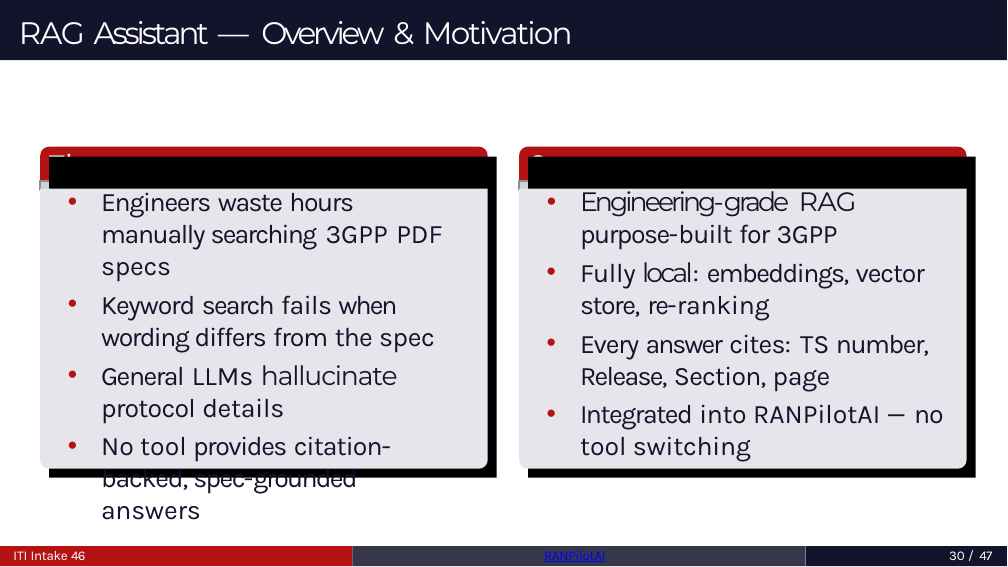
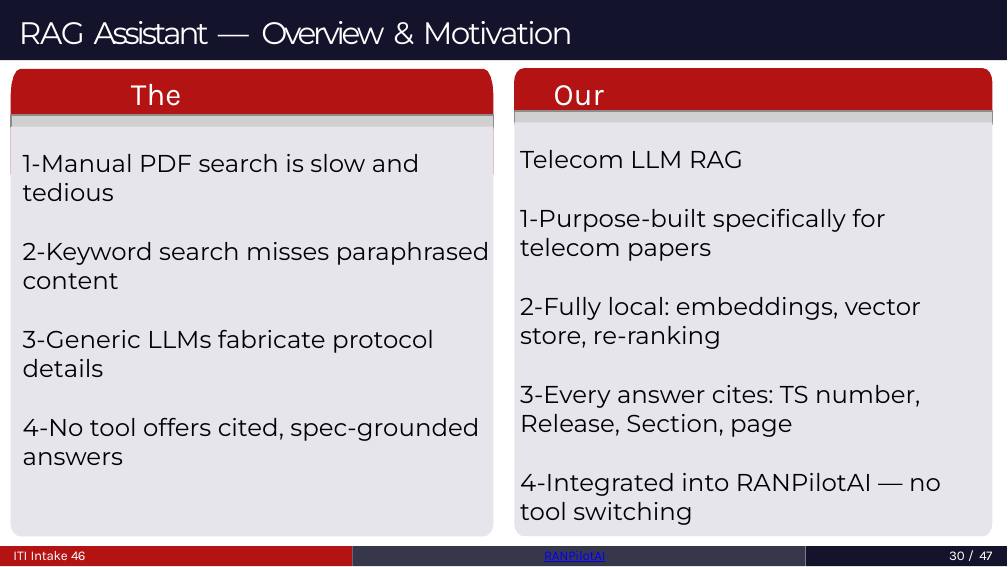
Before and after one commit to MahmoudAshrafYadem/ITI-Graduation_project, a slide deck: slide 30 of RANPilotAi_Graduation_Project_BOOK/presentation.pptx. Drawn at 1008x567 pixels with LibreOffice and Linux fonts; fonts in the diff are those of the drawing; grey boxes stand for pictures. Boxes give left, top, right and bottom in pixels: in the first picture for what was removed or moved away, otherwise in the second. Text is boxed around its words. In the diff, an @@ line names an element or a change of style, - is before the commit and + after.

```diff
--- a/RANPilotAi_Graduation_Project_BOOK/presentation.pptx
+++ b/RANPilotAi_Graduation_Project_BOOK/presentation.pptx
@@ freeform shape: place and size @@
-freeform shape at <box>40,147,487,184</box>
+freeform shape at <box>11,69,494,174</box>
@@ text "The Problem" rewrapped from <box>49,147,162,218</box> to <box>131,83,244,116</box> @@
@@ freeform shape: place and size @@
-freeform shape at <box>519,147,966,184</box>
+freeform shape at <box>514,69,992,125</box>
@@ text "Our Solution" rewrapped from <box>528,147,643,217</box> to <box>554,85,669,151</box> @@
@@ picture: place and size @@
-picture at <box>40,181,487,190</box>
+picture at <box>11,115,494,128</box>
@@ picture: place and size @@
-picture at <box>519,181,966,190</box>
+picture at <box>514,110,992,123</box>
@@ freeform shape: place and size @@
-freeform shape at <box>40,189,487,468</box>
+freeform shape at <box>11,126,494,537</box>
@@ freeform shape: place and size @@
-freeform shape at <box>519,189,966,468</box>
+freeform shape at <box>514,123,992,537</box>
@@ text at <box>23,154,490,465</box>: text changed; size 12 to 11 pt; font Karla to Montserrat; text colour #13132C to #000000 @@
-• Engineers waste hours manually searching 3GPP PDF specs
-• Keyword search fails when wording differs from the spec
-• General LLMs hallucinate
-protocol details
-• No tool provides citation-backed, spec-grounded answers
+1-Manual PDF search is slow and tedious
+2-Keyword search misses paraphrased content
+3-Generic LLMs fabricate protocol details
+4-No tool offers cited, spec-grounded answers
@@ freeform shape removed at <box>50,157,497,478</box> @@
@@ text at <box>520,150,941,525</box>: text changed; size 12 to 11 pt; font Karla to Montserrat; text colour #13132C to #000000 @@
-• Engineering-grade RAG
-purpose-built for 3GPP
-• Fully local: embeddings, vector store, re-ranking
-• Every answer cites: TS number, Release, Section, page
-• Integrated into RANPilotAI — no tool switching
+Telecom LLM RAG
+1-Purpose-built specifically for telecom papers
+2-Fully local: embeddings, vector store, re-ranking
+3-Every answer cites: TS number, Release, Section, page
+4-Integrated into RANPilotAI — no tool switching
@@ freeform shape removed at <box>527,157,974,478</box> @@
```
Also in this commit, not shown: 7 other slides changed, 2 slides added, 2 slides removed.
